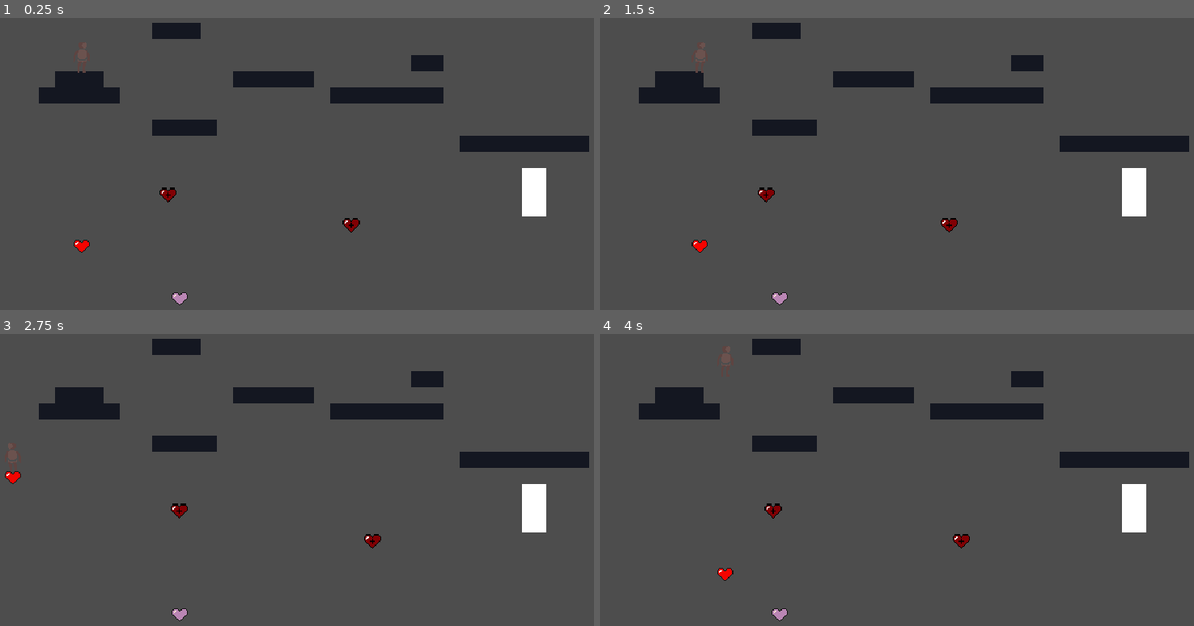
Above: before the commit, frames 1-4 (two rows, left to right).
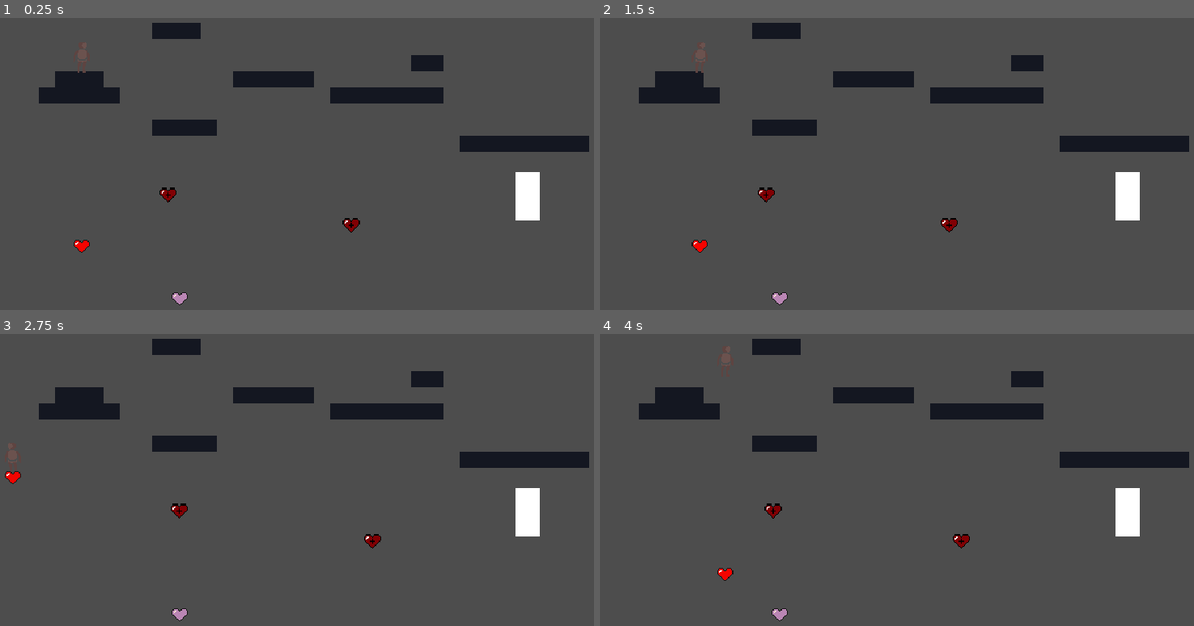
Above: after the commit, the same moments.

Repository: ApatheticWill/GWJ-75
Game: Godot game, scene res://Scenes/Root/master-reflection.tscn
The game is run twice, just before and just after one commit, with the same random seed, the same clock (stepped at 60 frames per second) and the same inputs. This scene is started directly instead of the project's main scene.
Inputs:
- Up to frame 1 (0.25 s): no input
- Up to frame 2 (1.5 s): tap Enter at 0.5 s; hold E (interact) 0.53-1.28 s; hold D (move_right) from 0.53 s (still down); tap Space (jump) at 0.77 s; tap E (interact) at 1.35 s
- Up to frame 3 (2.75 s): tap Space (jump) at 1.52 s; release D (move_right) at 2.03 s; hold A (move_left) from 2.03 s (still down); hold E (interact) from 2.03 s (still down)
- Up to frame 4 (4 s): release A (move_left) at 2.78 s; release E (interact) at 2.78 s; hold D (move_right) from 2.78 s (still down); tap E (interact) at 2.85 s; tap Space (jump) at 3.02, 3.77 s; hold E (interact) from 3.53 s (still down)

The runs differ from the first frame. In frame 1, 0.4% of the frame differs, in the area x 86-92%, y 51-70%; in frame 2, 0.4%; in frame 3, 0.4%; in frame 4, 0.4%.

Commit message:
made the logic to win the game

Diff:
--- /dev/null
+++ b/Scenes/Environment/door_reflection.gd
@@ -0,0 +1,20 @@
+extends Area2D
+
+@export var controller: Node2D
+@export var  NextLevel : PackedScene
+@onready var label : Label = $Label
+
+func _on_area_entered(area):
+	if controller.remaining_points == 0:
+		#logic to next level
+		return
+	else :
+		label.visible = true
+		return
+
+	pass
+
+
+func _on_area_exited(area):
+	label.visible = false
+	pass # Replace with function body.
--- /dev/null
+++ b/Scenes/Environment/door_reflection.tscn
@@ -0,0 +1,35 @@
+[gd_scene load_steps=5 format=3 uid="uid://bmdyawfvqn5o8"]
+
+[ext_resource type="Script" path="res://Scenes/Environment/door_reflection.gd" id="1_g2n1k"]
+
+[sub_resource type="CanvasTexture" id="CanvasTexture_82ye6"]
+
+[sub_resource type="RectangleShape2D" id="RectangleShape2D_v566p"]
+size = Vector2(24.245, 48.025)
+
+[sub_resource type="LabelSettings" id="LabelSettings_vb7j8"]
+
+[node name="DoorReflection" type="Area2D"]
+position = Vector2(243, 44)
+collision_layer = 4
+collision_mask = 2
+script = ExtResource("1_g2n1k")
+
+[node name="Sprite2D" type="Sprite2D" parent="."]
+scale = Vector2(24, 48)
+texture = SubResource("CanvasTexture_82ye6")
+
+[node name="CollisionShape2D" type="CollisionShape2D" parent="."]
+shape = SubResource("RectangleShape2D_v566p")
+
+[node name="Label" type="Label" parent="."]
+visible = false
+offset_left = -133.0
+offset_top = 36.0
+offset_right = 72.0
+offset_bottom = 59.0
+text = "collect more purple hearts"
+label_settings = SubResource("LabelSettings_vb7j8")
+
+[connection signal="area_entered" from="." to="." method="_on_area_entered"]
+[connection signal="area_exited" from="." to="." method="_on_area_exited"]
--- a/Scenes/Environment/enemy.tscn
+++ b/Scenes/Environment/enemy.tscn
@@ -7,6 +7,8 @@
 size = Vector2(16, 13)
 
 [node name="Enemy" type="Area2D" groups=["enemies"]]
+collision_layer = 4
+collision_mask = 2
 script = ExtResource("1_fc2n4")
 
 [node name="CollisionShape2D" type="CollisionShape2D" parent="."]
--- a/Scenes/Environment/playerReflection.tscn
+++ b/Scenes/Environment/playerReflection.tscn
@@ -6,7 +6,9 @@
 [sub_resource type="RectangleShape2D" id="RectangleShape2D_tnhai"]
 size = Vector2(14, 11)
 
-[node name="Area2D" type="Area2D"]
+[node name="Area2D" type="Area2D" groups=["player"]]
+collision_layer = 2
+collision_mask = 13
 script = ExtResource("1_ybpi8")
 
 [node name="Sprite2D" type="Sprite2D" parent="."]
--- a/Scenes/Environment/points.tscn
+++ b/Scenes/Environment/points.tscn
@@ -1,12 +1,14 @@
 [gd_scene load_steps=4 format=3 uid="uid://bp4sas21ixoqm"]
 
 [ext_resource type="Script" path="res://Scripts/Environment/enemy.gd" id="1_36xwl"]
-[ext_resource type="Texture2D" uid="uid://bujcfdlmxapj3" path="res://Assets/Sprites/points.png" id="2_cnmy0"]
+[ext_resource type="Texture2D" uid="uid://bujcfdlmxapj3" path="res://Assets/sprites/points.png" id="2_cnmy0"]
 
 [sub_resource type="RectangleShape2D" id="RectangleShape2D_di42f"]
 size = Vector2(20, 18)
 
 [node name="point" type="Area2D" groups=["points"]]
+collision_layer = 4
+collision_mask = 2
 script = ExtResource("1_36xwl")
 
 [node name="CollisionShape2D" type="CollisionShape2D" parent="."]
--- a/Scenes/Root/master-reflection.tscn
+++ b/Scenes/Root/master-reflection.tscn
@@ -8,6 +8,7 @@
 [ext_resource type="PackedScene" uid="uid://cdp0evjujptj2" path="res://Scenes/Environment/enemy.tscn" id="6_75ue1"]
 [ext_resource type="PackedScene" uid="uid://cpt05slq8533s" path="res://Scenes/Environment/playerReflection.tscn" id="6_l50mv"]
 [ext_resource type="PackedScene" uid="uid://bp4sas21ixoqm" path="res://Scenes/Environment/points.tscn" id="7_q1n4d"]
+[ext_resource type="PackedScene" uid="uid://bmdyawfvqn5o8" path="res://Scenes/Environment/door_reflection.tscn" id="9_5qaf0"]
 
 [sub_resource type="TileSetAtlasSource" id="TileSetAtlasSource_mp2nb"]
 texture = ExtResource("1_44so8")
@@ -56,8 +57,6 @@
 physics_layer_0/collision_mask = 0
 sources/0 = SubResource("TileSetAtlasSource_mp2nb")
 
-[sub_resource type="CanvasTexture" id="CanvasTexture_82ye6"]
-
 [node name="Master" type="Node2D"]
 script = ExtResource("1_3i05k")
 lives = 1
@@ -97,11 +96,9 @@
 [node name="paint" parent="." instance=ExtResource("7_q1n4d")]
 position = Vector2(-101, 144)
 
-[node name="Sprite2D" type="Sprite2D" parent="."]
-position = Vector2(249, 40)
-scale = Vector2(24, 48)
-texture = SubResource("CanvasTexture_82ye6")
-
 [node name="Area2D" parent="." node_paths=PackedStringArray("player", "controller") instance=ExtResource("6_l50mv")]
 player = NodePath("../Player")
 controller = NodePath("..")
+
+[node name="DoorReflection" parent="." node_paths=PackedStringArray("controller") instance=ExtResource("9_5qaf0")]
+controller = NodePath("..")
--- a/Scripts/Environment/master_reflection.gd
+++ b/Scripts/Environment/master_reflection.gd
@@ -12,7 +12,8 @@
 		reset_level()
 
 func point_collected():
-	remaining_points -= 1
+	remaining_points = max(0,remaining_points-1)
+
 
 func reset_level():
 	get_tree().reload_current_scene()
